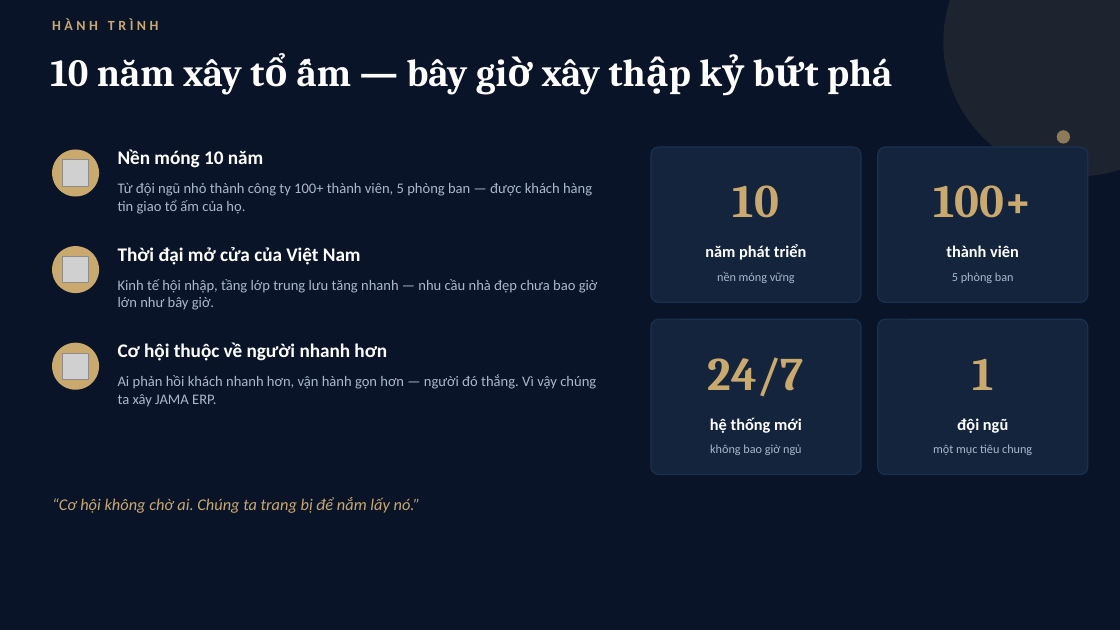
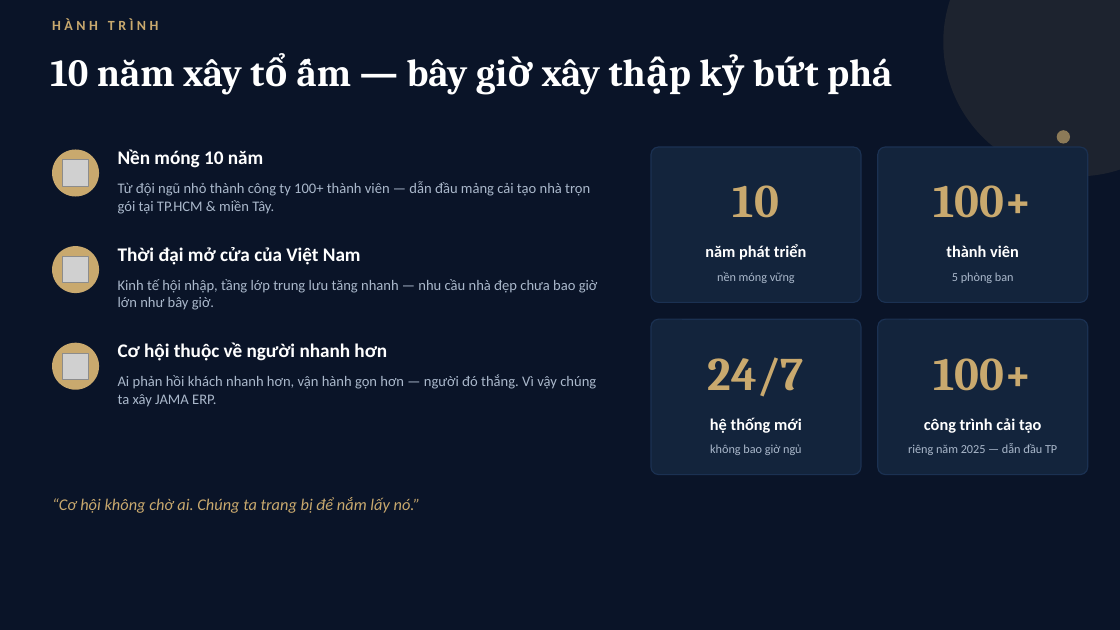
Before and after one commit to anhthien8/jamaerp, a slide deck: slide 2 of docs/event/JAMA-ERP-10-nam.pptx. Drawn at 1120x630 pixels with LibreOffice and Linux fonts; fonts in the diff are those of the drawing; grey boxes stand for pictures. Boxes give left, top, right and bottom in pixels: in the first picture for what was removed or moved away, otherwise in the second. Text is boxed around its words. In the diff, an @@ line names an element or a change of style, - is before the commit and + after.

```diff
--- a/docs/event/JAMA-ERP-10-nam.pptx
+++ b/docs/event/JAMA-ERP-10-nam.pptx
@@ text at [118, 181, 590, 214]: text changed @@
-Từ đội ngũ nhỏ thành công ty 100+ thành viên, 5 phòng ban — được khách hàng tin giao tổ ấm của họ.
+Từ đội ngũ nhỏ thành công ty 100+ thành viên — dẫn đầu mảng cải tạo nhà trọn gói tại TP.HCM & miền Tây.
@@ text at [933, 358, 1032, 391]: text changed @@
-1
+100+
@@ text at [924, 418, 1041, 433]: text changed @@
-đội ngũ
+công trình cải tạo
@@ text at [908, 443, 1057, 455]: text changed @@
-một mục tiêu chung
+riêng năm 2025 — dẫn đầu TP
```
Also in this commit, not shown: 2 other slides changed.
